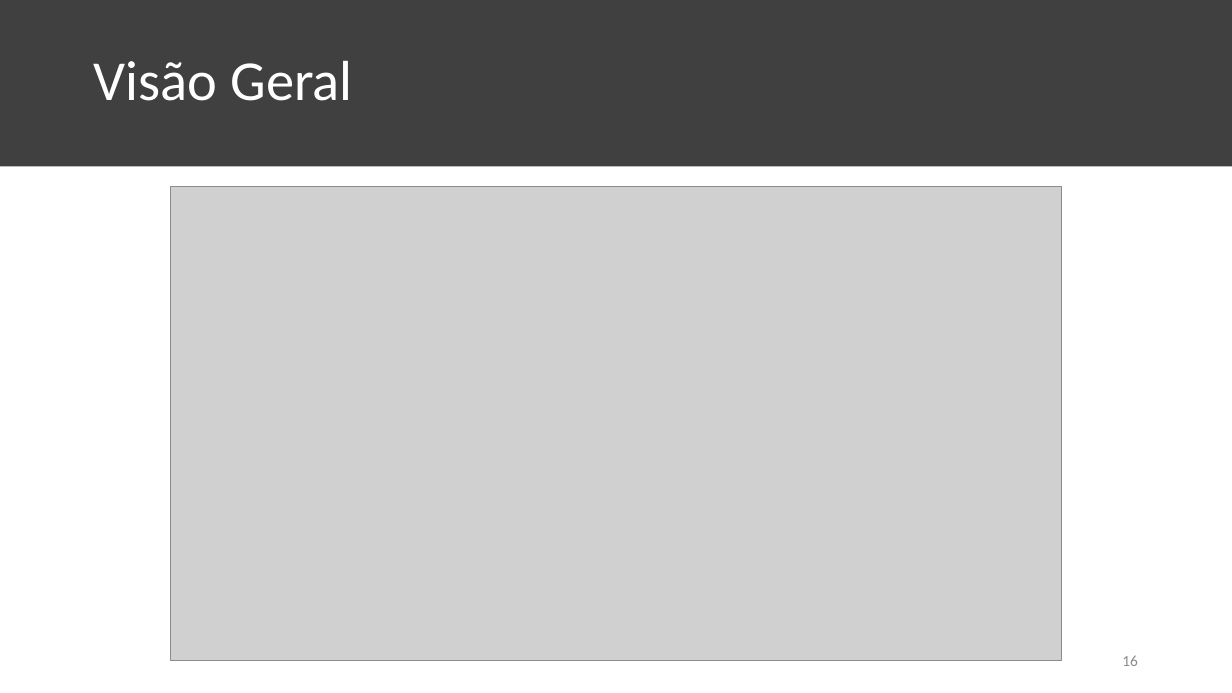
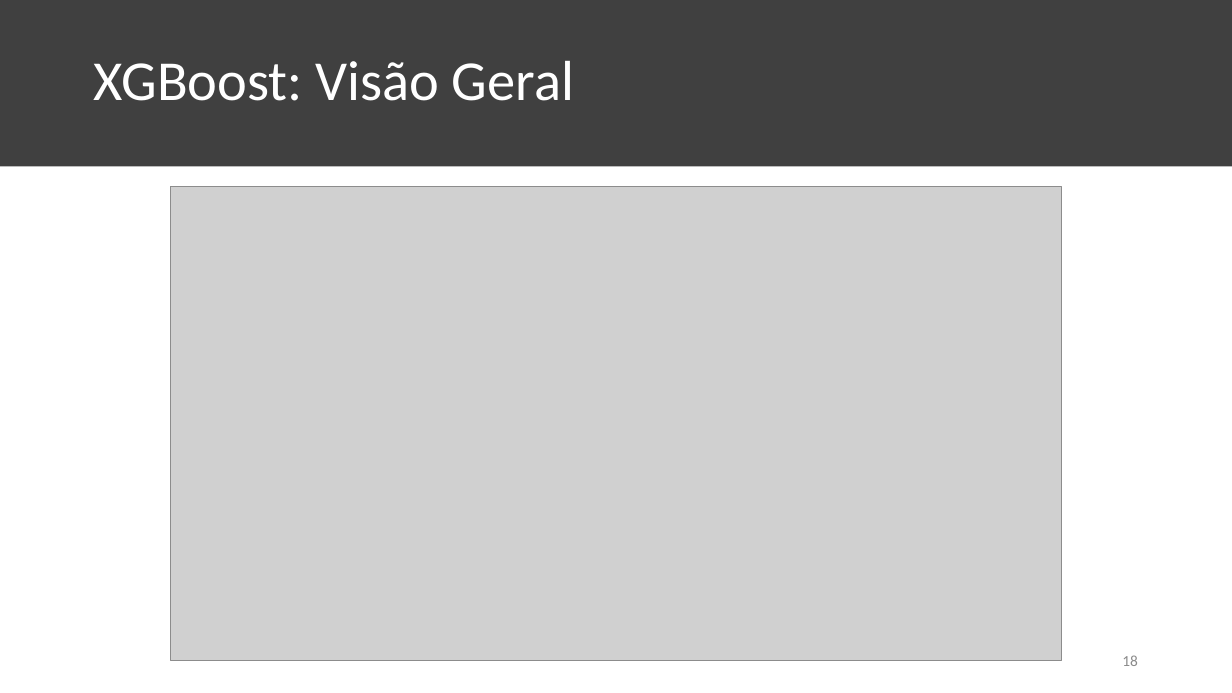
Before and after one commit to KaioAlex/DigitalSecurity, a slide deck: slide 18 of XGBOD-Seminar/XGBOD Seminar.pptx (slide 16 before the commit). Drawn at 1232x693 pixels with LibreOffice and Linux fonts; fonts in the diff are those of the drawing; grey boxes stand for pictures. Boxes give left, top, right and bottom in pixels: in the first picture for what was removed or moved away, otherwise in the second. Text is boxed around its words. In the diff, an @@ line names an element or a change of style, - is before the commit and + after.

```diff
--- a/XGBOD-Seminar/XGBOD Seminar.pptx
+++ b/XGBOD-Seminar/XGBOD Seminar.pptx
@@ title at <box>94,61,574,101</box>: text changed @@
-Visão Geral
+XGBoost: Visão Geral
@@ page number at <box>1122,655,1138,666</box>: text changed @@
-16
+18
```
Also in this commit, not shown: 1 other slide changed, 19 slides added, 3 slides removed, 1 other file.
